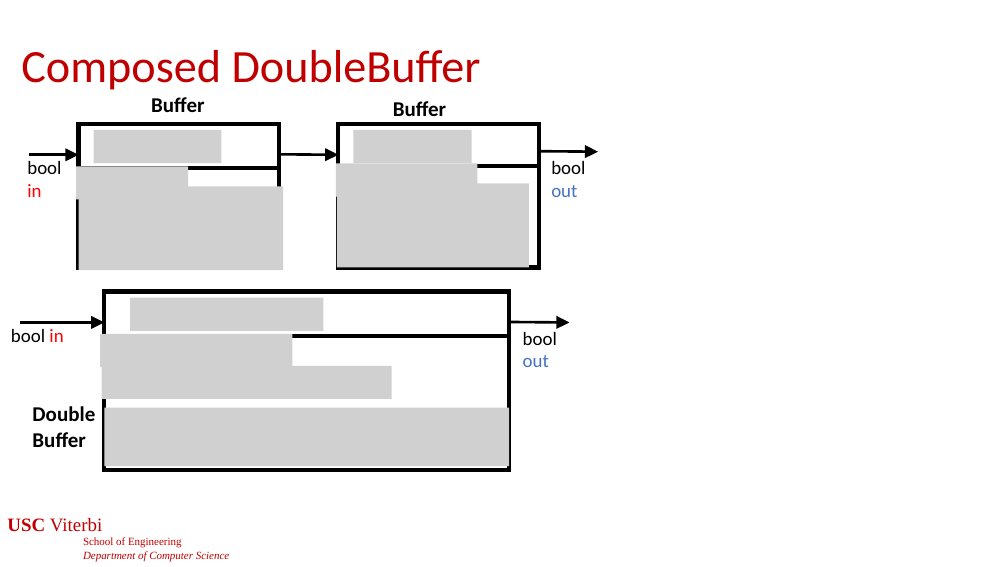
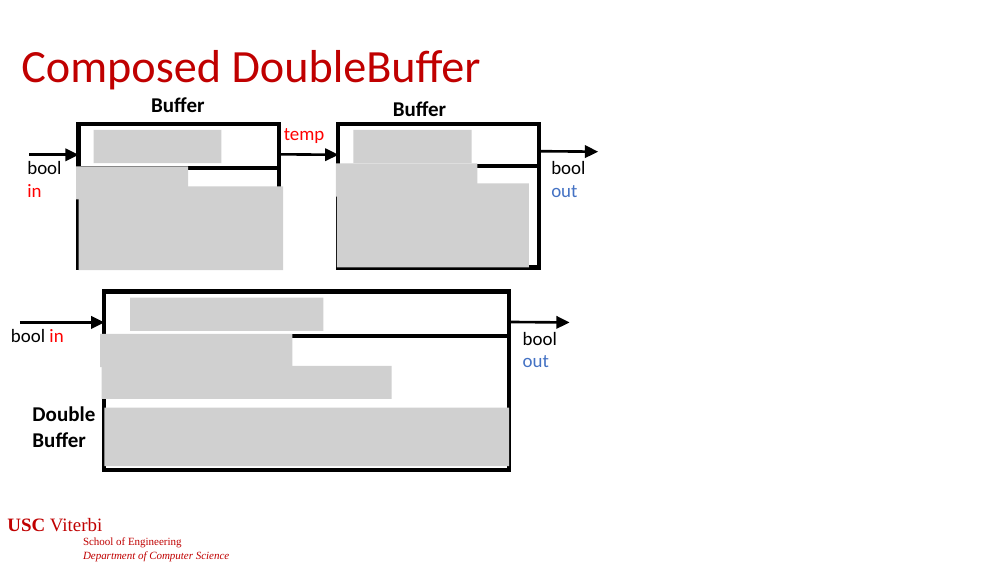
Before and after one commit to jdeshmukh/jdeshmukh.github.io, a slide deck: slide 53 of teaching/cs513slides/lecture1-Models.pptx (slide 51 before the commit). Drawn at 1008x567 pixels with LibreOffice and Linux fonts; fonts in the diff are those of the drawing; grey boxes stand for pictures; background and template pictures are left out. Boxes give left, top, right and bottom in pixels: in the first picture for what was removed or moved away, otherwise in the second. Text is boxed around its words. In the diff, an @@ line names an element or a change of style, - is before the commit and + after.

```diff
--- a/teaching/cs513slides/lecture1-Models.pptx
+++ b/teaching/cs513slides/lecture1-Models.pptx
@@ text added at <box>284,128,325,143</box>, 18 pt, text #FF0000 @@
+temp
```
Also in this commit, not shown: 3 other slides changed, 2 slides added, 4 other files.
